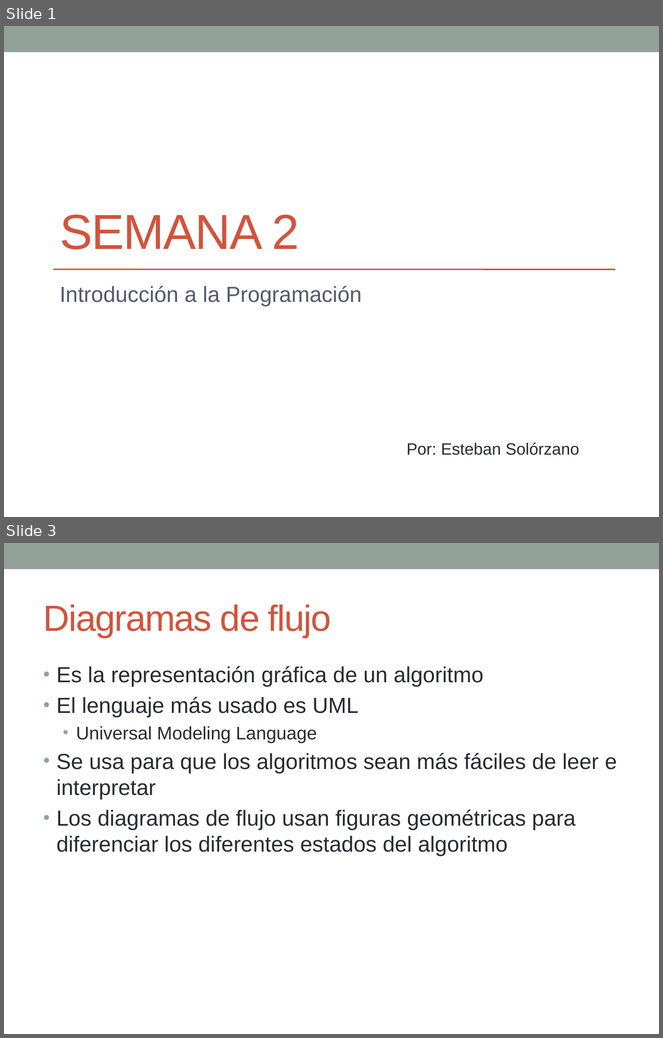
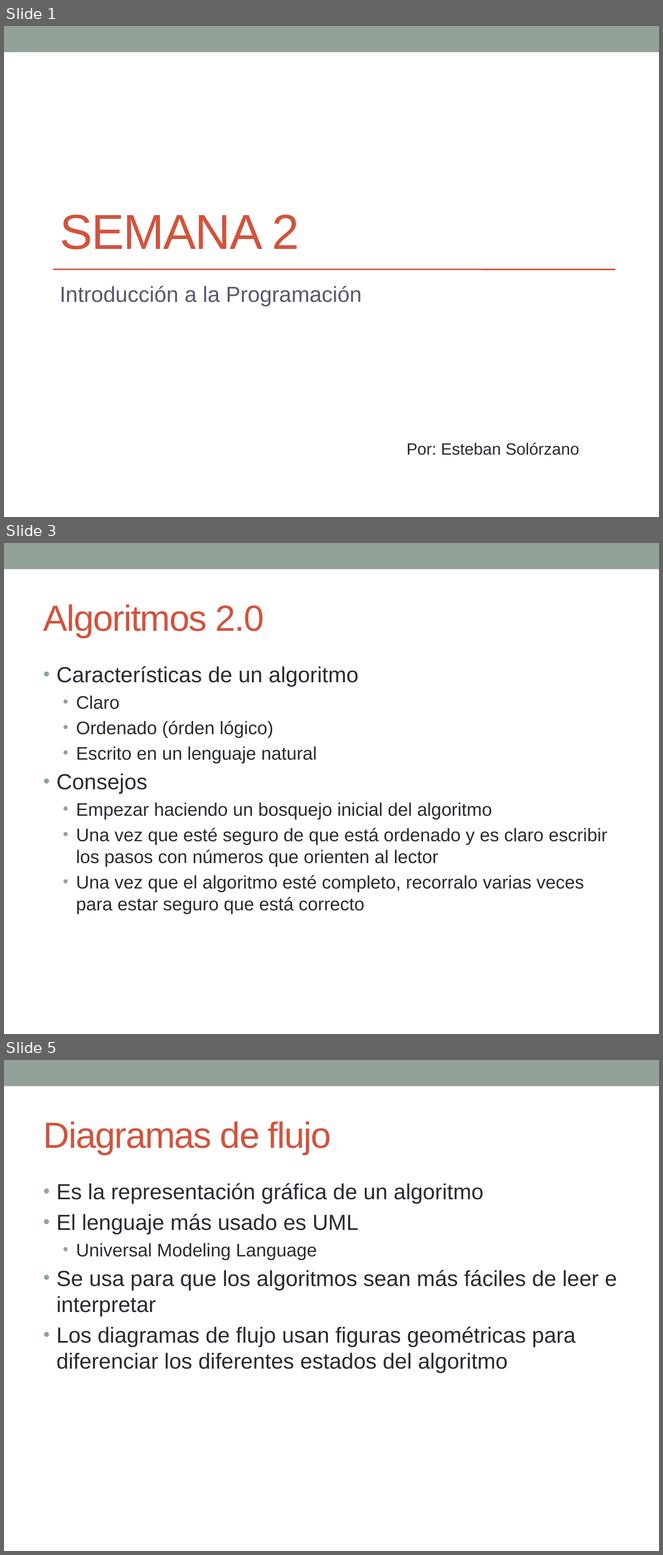
Before and after one commit to esolorzanob/UPI_Introduccion, a slide deck: Semana 2.pptx. Shown one above the other, each under a label of ours: slides 1 and 3 before the commit, slides 1, 3 and 5 after it; the slides between them are not shown. The pictures are 663x1038 and 663x1555 pixels, drawn with LibreOffice and Linux fonts; fonts in the diff are those of the drawing. Boxes give left, top, right and bottom in pixels: in the first picture for what was removed or moved away, otherwise in the second. Text is boxed around its words. In the diff, an @@ line names an element or a change of style, - is before the commit and + after.

```diff
--- a/Semana 2.pptx
+++ b/Semana 2.pptx
@@ slide 3 added at <box>4,543,659,1034</box>, background #FFFFFF; not listed: 1 template element that a slide beside it also shows @@
@@ title added at <box>44,604,264,638</box>, 40 pt, text #D2533C @@
+Algoritmos 2.0
@@ text added at <box>57,666,608,914</box>, 20 pt, text #292934 @@
+• Características de un algoritmo
+  • Claro
+  • Ordenado (órden lógico)
+  • Escrito en un lenguaje natural
+• Consejos
+  • Empezar haciendo un bosquejo inicial del algoritmo
+  • Una vez que esté seguro de que está ordenado y es claro escribir los pasos con números que orienten al lector
+  • Una vez que el algoritmo esté completo, recorralo varias veces para estar seguro que está correcto
@@ what was slide 3 is now slide 5 @@
```
Also in this commit, not shown: 4 slides changed, 7 other slides added.
